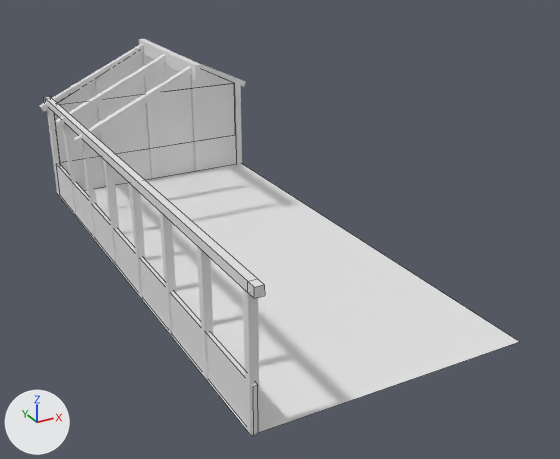
The Blender file 3D Assets/Floorplan.blend: old version first, new version second.
One viewpoint serves both versions: a 50 mm lens placed at (-35.7, -89.8, 38.9), pointed at (9.7, -7.2, -2.4). Lighting does not change. The marker at lower left points along +X, +Y and +Z. Mesh edges are drawn as thin lines on the coarser meshes.
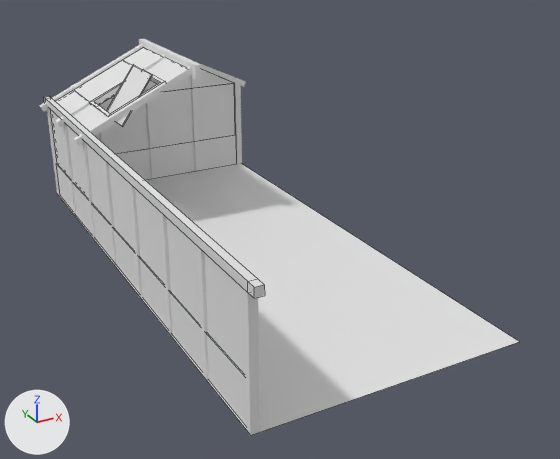
Location of each change, (x1, y1, x2, y2) in pixels of the pictures (560 x 459 px):
'Plane.011', added
    after: (51, 110, 245, 375)
'Plane.010', added
    after: (56, 47, 186, 129)
'Cube.003', added
    after: (106, 64, 152, 127)
'Cube.002', added
    after: (90, 69, 164, 117)

Patch to the scene script:
```diff
--- a/3D Assets/Floorplan.blend.py
+++ b/3D Assets/Floorplan.blend.py
@@ me_plane_015 @@
+me_plane_015.from_pydata(...)  # a box spanning x -0.54..2.73, y -0.01..0.01, z -0.26..0.22
@@ me_plane_014 @@
+me_plane_014.from_pydata(...)  # 24 vertices, 22 faces; spans x -0.178..0.738, y -0.005..0.006, z 0.001..0.842
@@ me_cube_004 @@
+me_cube_004.from_pydata([(-2.36, 0.54, 0.42), (1.08, 0.54, -5.77), (-2.36, -6.14, 0.42), (1.08, -6.14, -5.77), (-2.27, 0.54, 0.47), (1.17, 0.54, -5.73), (-2.27, -6.14, 0.47), (1.17, -6.14, -5.73)], [], [(6, 2, 3, 7), (4, 0, 2, 6), (5, 1, 0, 4), (7, 3, 1, 5), (2, 0, 1, 3), (6, 7, 5, 4)])
@@ me_cube_003 @@
+me_cube_003.from_pydata(...)  # 16 vertices, 16 faces; spans x -1.0..-0.19, y -6.6..1.0, z -6.65..1.35
@@ ob_plane_011 @@
+ob_plane_011 = bpy.data.objects.new('Plane.011', me_plane_015)
+ob_plane_011.location = (-13.7, -35.5, 9.2)
+ob_plane_011.rotation_euler = (0.0, 0.0, 1.571)  # degrees (0, 0, 90)
+ob_plane_011.scale = (17.7, 17.7, 17.7)
@@ ob_plane_010 @@
+ob_plane_010 = bpy.data.objects.new('Plane.010', me_plane_014)
+ob_plane_010.location = (-13.8, 0.0, 12.7)
+ob_plane_010.rotation_euler = (1.134, 0.0, 1.571)  # degrees (65, 0, 90)
+ob_plane_010.scale = (17.7, 17.7, 17.7)
@@ ob_cube_003 @@
+ob_cube_003 = bpy.data.objects.new('Cube.003', me_cube_004)
+ob_cube_003.location = (-4.3, 3.6, 16.5)
+ob_cube_003.rotation_euler = (0.0, 1.134, 0.0)  # degrees (0, 65, 0)
@@ ob_cube_002 @@
+ob_cube_002 = bpy.data.objects.new('Cube.002', me_cube_003)
+ob_cube_002.location = (-4.3, 3.6, 16.5)
+ob_cube_002.rotation_euler = (0.0, 1.134, 0.0)  # degrees (0, 65, 0)
```
